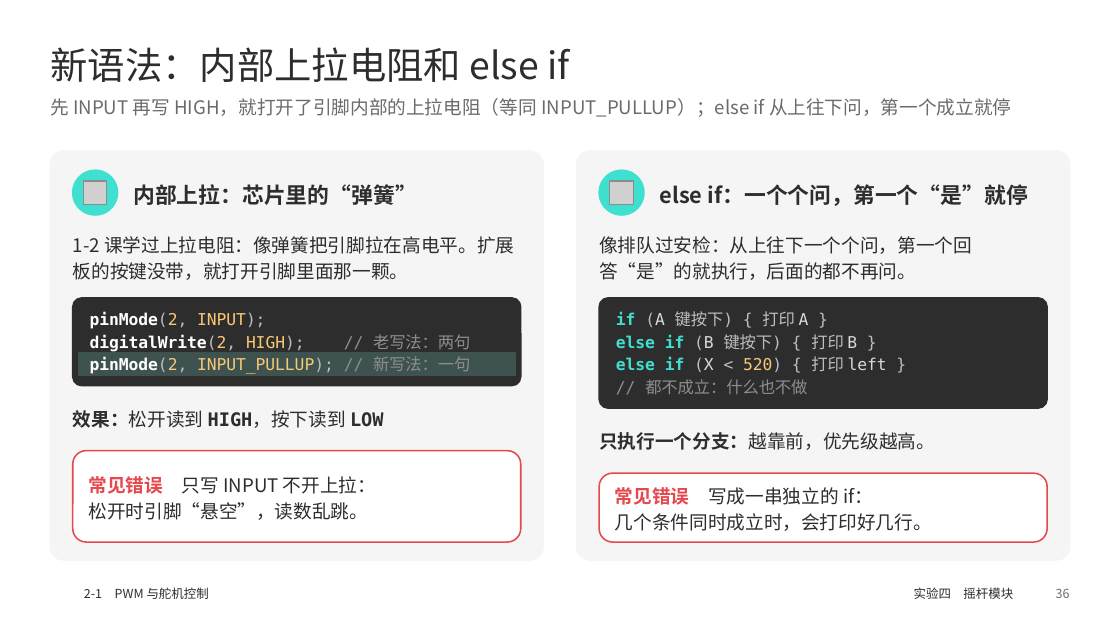
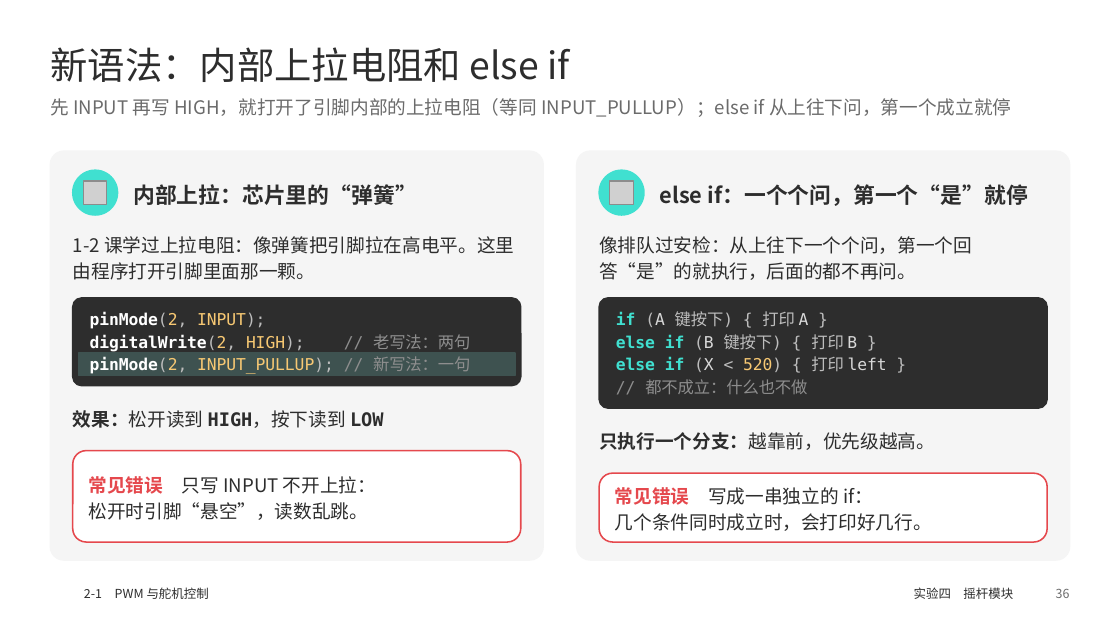
Before and after one commit to memoryzm214/Ericzm214, a slide deck: slide 36 of arduino-ppt/output/2-1_PWM_RGB呼吸灯_舵机_摇杆.pptx. Drawn at 1120x630 pixels with LibreOffice and Linux fonts; fonts in the diff are those of the drawing; grey boxes stand for pictures; background and template pictures are left out. Boxes give left, top, right and bottom in pixels: in the first picture for what was removed or moved away, otherwise in the second. Text is boxed around its words. In the diff, an @@ line names an element or a change of style, - is before the commit and + after.

```diff
--- a/arduino-ppt/output/2-1_PWM_RGB呼吸灯_舵机_摇杆.pptx
+++ b/arduino-ppt/output/2-1_PWM_RGB呼吸灯_舵机_摇杆.pptx
@@ text at (73,236,514,280): text changed @@
-1-2 课学过上拉电阻：像弹簧把引脚拉在高电平。扩展板的按键没带，就打开引脚里面那一颗。
+1-2 课学过上拉电阻：像弹簧把引脚拉在高电平。这里由程序打开引脚里面那一颗。
```
Also in this commit, not shown: 14 other files.
